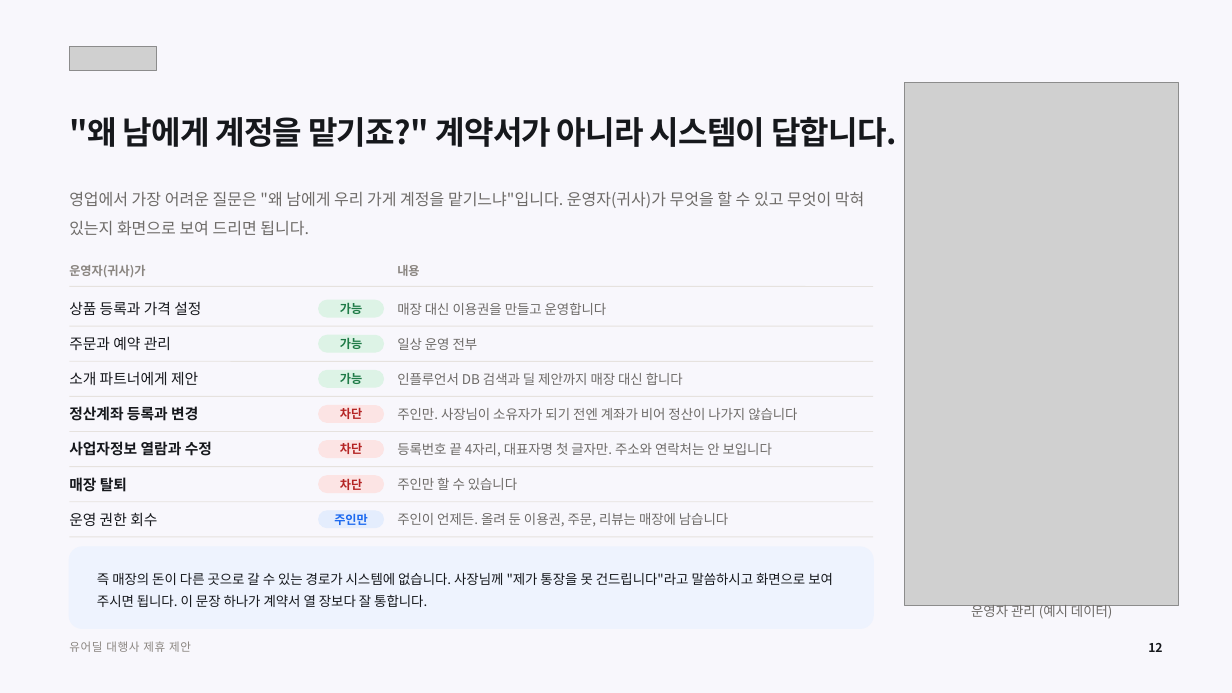
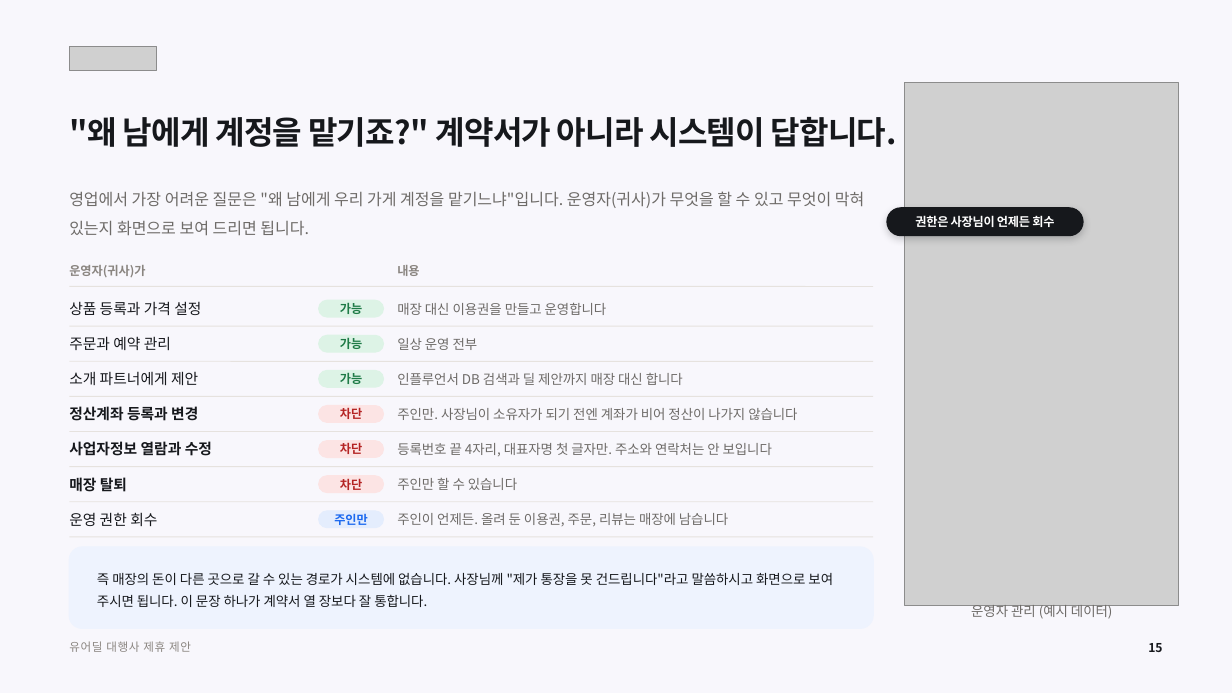
Before and after one commit to tobe2111/ur-live, a slide deck: slide 16 of docs/business/proposals/urdeal-agency-proposal.pptx (slide 12 before the commit). Drawn at 1232x693 pixels with LibreOffice and Linux fonts; fonts in the diff are those of the drawing; grey boxes stand for pictures. Boxes give left, top, right and bottom in pixels: in the first picture for what was removed or moved away, otherwise in the second. Text is boxed around its words. In the diff, an @@ line names an element or a change of style, - is before the commit and + after.

```diff
--- a/docs/business/proposals/urdeal-agency-proposal.pptx
+++ b/docs/business/proposals/urdeal-agency-proposal.pptx
@@ rounded rectangle added at (887,208,1083,236), fill #16181C, outline #16181C 1 pt @@
@@ text added at (915,215,1054,227), 9.5 pt, text #FFFFFF, bold @@
+권한은 사장님이 언제든 회수
@@ text at (1148,643,1162,652): text changed @@
-12
+15
```
Also in this commit, not shown: 10 other slides changed, 4 slides added, 14 other files.
